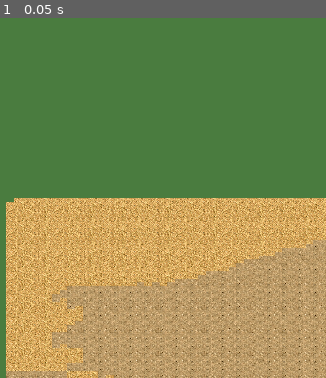
Above: before the commit, frame 1.
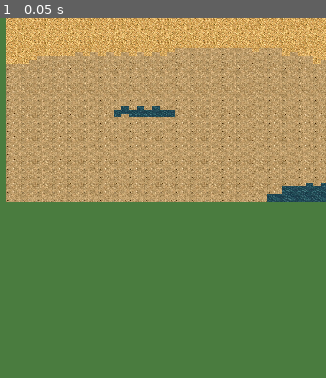
Above: after the commit, the same moment.

Repository: hamiltoncasas/ID0003_AgeOfAcadia
Game: Godot game, scene res://terrain_only.tscn
The game is run twice, just before and just after one commit, with the same random seed, the same clock (stepped at 60 frames per second) and the same inputs.
Inputs:
- Up to frame 1 (0.05 s): no input

The runs differ from the first frame. In frame 1, 98% of the frame differs, in the area x 1-100%, y 0-100%.

Commit message:
fix: camera position at (0,9600) in tscn, removed broken get_node()

Diff:
--- a/game/map/Llanura1.gd
+++ b/game/map/Llanura1.gd
@@ -15,11 +15,6 @@
 	var layer = gen.generate(seed_val, 300, 300, ts)
 	if layer:
 		add_child(layer)
-
-	# Center on 300x300 grid
-	var cam = get_node("Camera2D")
-	if cam:
-		cam.position = Vector2(0, 9600)
 
 	print("Ready")
 
--- a/game/terrain_only.tscn
+++ b/game/terrain_only.tscn
@@ -5,7 +5,7 @@
 [node name="Root" type="Node2D"]
 
 [node name="Camera2D" type="Camera2D" parent="."]
-position = Vector2(0, 0)
+position = Vector2(0, 9600)
 zoom = Vector2(0.12, 0.12)
 
 [node name="Terrain" type="Node2D" parent="."]
